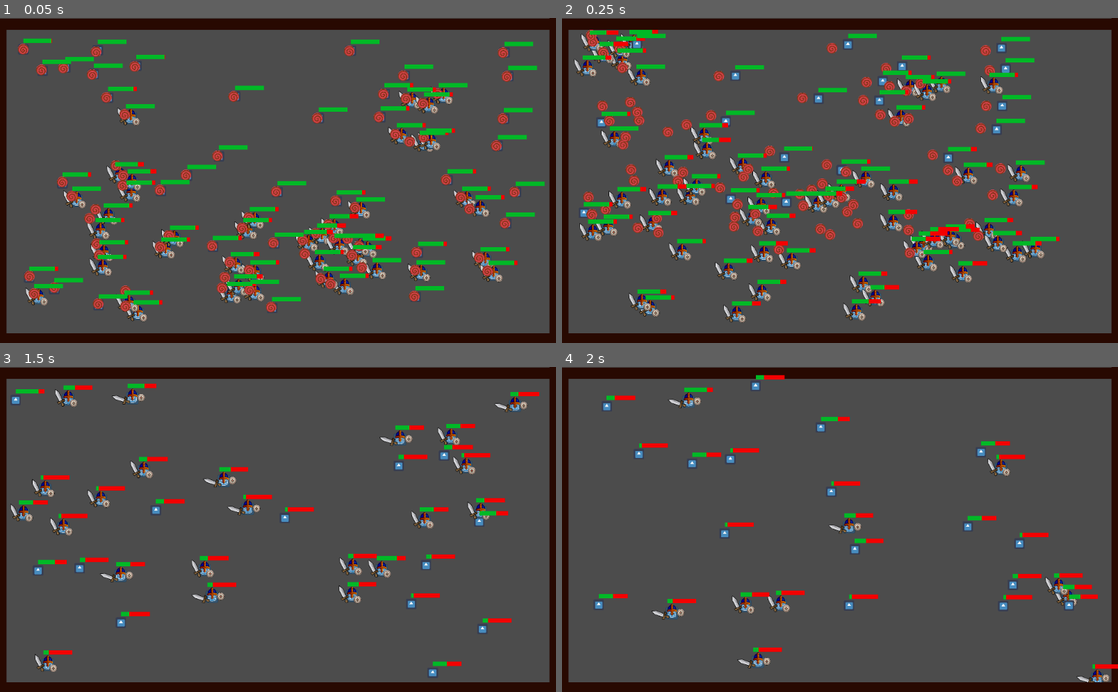
Above: before the commit, frames 1-4 (two rows, left to right).
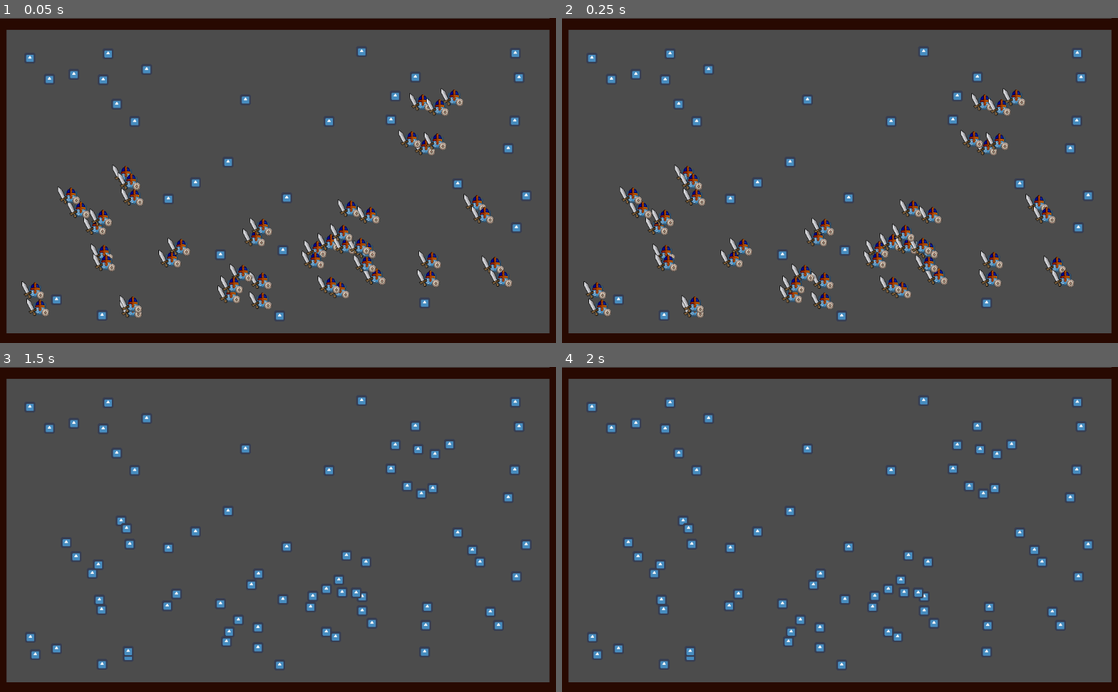
Above: after the commit, the same moments.

Repository: nikifaets/Evolution
Game: Godot game, scene res://World/World.tscn
Two runs of this game, one before a commit and one after it. Both use one fixed random seed, a clock stepped at 60 frames per second and the inputs below. The engine's default icon, where the game draws it, is replaced by a stand-in: a white triangle on a blue panel in a dark square.
Inputs:
- Up to frame 1 (0.05 s): no input
- Up to frame 2 (0.25 s): no input
- Up to frame 3 (1.5 s): no input
- Up to frame 4 (2 s): no input

The runs differ from the first frame. In frame 1, 16% of the frame differs, in the area x 3-98%, y 6-94%; in frame 2, 21%, in the area x 2-96%, y 3-94%; in frame 3, 8.2%; in frame 4, 6.1%.
Error after the commit: Parse Error: Unexpected token: Identifier:sdfdsf (res://Individual/Individual.gd:5)

Commit message:
test branch

Diff:
--- a/Individual/Individual.gd
+++ b/Individual/Individual.gd
@@ -2,7 +2,7 @@
 
 export var strength = 0
 export var intelligence = 0
-
+sdfdsf
 export var health = 100
 export var ranged_damage = 20
 export var melee_damage = 10
--- a/Individual/Individual.tscn
+++ b/Individual/Individual.tscn
@@ -8,36 +8,36 @@
 [ext_resource path="res://Individual/RangedAttackRange.gd" type="Script" id=6]
 [ext_resource path="res://Individual/MeleeAttack.gd" type="Script" id=7]
 [ext_resource path="res://Individual/MeleeAttackRange.gd" type="Script" id=8]
-[ext_resource path="res://Sprites/icon.png" type="Texture" id=9]
-[ext_resource path="res://Sprites/Warrior/Idle.png" type="Texture" id=10]
-[ext_resource path="res://Sprites/Warrior/Attack.png" type="Texture" id=11]
+[ext_resource path="res://Sprites/Warrior/Idle.png" type="Texture" id=9]
+[ext_resource path="res://Sprites/Warrior/Attack.png" type="Texture" id=10]
+[ext_resource path="res://Sprites/icon.png" type="Texture" id=11]
 [ext_resource path="res://Individual/AnimationControl.gd" type="Script" id=12]
 
 [sub_resource type="CircleShape2D" id=1]
 
-[sub_resource type="StyleBoxFlat" id=5]
+[sub_resource type="StyleBoxFlat" id=2]
 bg_color = Color( 0, 0.72549, 0.14902, 1 )
 
-[sub_resource type="StyleBoxFlat" id=6]
+[sub_resource type="StyleBoxFlat" id=3]
 bg_color = Color( 0.956863, 0, 0, 1 )
 
-[sub_resource type="CircleShape2D" id=2]
+[sub_resource type="CircleShape2D" id=4]
 radius = 39.1528
 
-[sub_resource type="CircleShape2D" id=3]
+[sub_resource type="CircleShape2D" id=5]
 radius = 27.9815
 
-[sub_resource type="SpriteFrames" id=4]
+[sub_resource type="SpriteFrames" id=6]
 animations = [ {
-"frames": [ ExtResource( 9 ) ],
+"frames": [ ExtResource( 9 ), ExtResource( 9 ), ExtResource( 9 ), ExtResource( 9 ), ExtResource( 9 ), ExtResource( 9 ), ExtResource( 10 ), ExtResource( 10 ), ExtResource( 10 ), ExtResource( 10 ), ExtResource( 10 ), ExtResource( 10 ), ExtResource( 10 ) ],
+"loop": false,
+"name": "MeleeAttack",
+"speed": 25.0
+}, {
+"frames": [ ExtResource( 11 ) ],
 "loop": false,
 "name": "Idle",
 "speed": 1.0
-}, {
-"frames": [ ExtResource( 10 ), ExtResource( 10 ), ExtResource( 10 ), ExtResource( 10 ), ExtResource( 10 ), ExtResource( 10 ), ExtResource( 11 ), ExtResource( 11 ), ExtResource( 11 ), ExtResource( 11 ), ExtResource( 11 ), ExtResource( 11 ), ExtResource( 11 ) ],
-"loop": false,
-"name": "MeleeAttack",
-"speed": 25.0
 } ]
 
 [node name="Individual" type="KinematicBody2D" groups=[
@@ -45,7 +45,12 @@
 ]]
 collision_mask = 3
 script = ExtResource( 1 )
+strength = null
+intelligence = null
+health = null
 ranged_damage = 10
+melee_damage = null
+speed = null
 
 [node name="BodyCollision" type="CollisionShape2D" parent="."]
 shape = SubResource( 1 )
@@ -90,11 +95,11 @@
 script = ExtResource( 8 )
 
 [node name="MeleeAttackCollision" type="CollisionShape2D" parent="Attack/MeleeAttack/MeleeAttackRange"]
-shape = SubResource( 3 )
+shape = SubResource( 5 )
 
 [node name="AnimationControl" type="AnimatedSprite" parent="."]
 scale = Vector2( 0.3, 0.3 )
-frames = SubResource( 4 )
+frames = SubResource( 6 )
 animation = "MeleeAttack"
 script = ExtResource( 12 )
 [connection signal="body_entered" from="Attack/RangedAttack/RangedAttackRange" to="Attack/RangedAttack/RangedAttackRange" method="_on_RangedAttackRange_body_entered"]
Not shown: 2 places in Individual/Individual.tscn that only renumber resources
